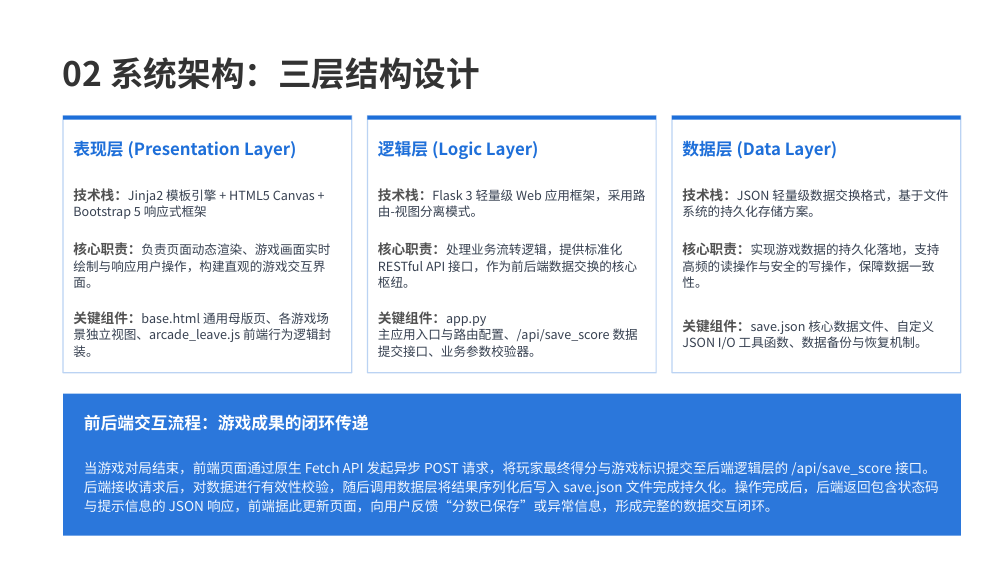
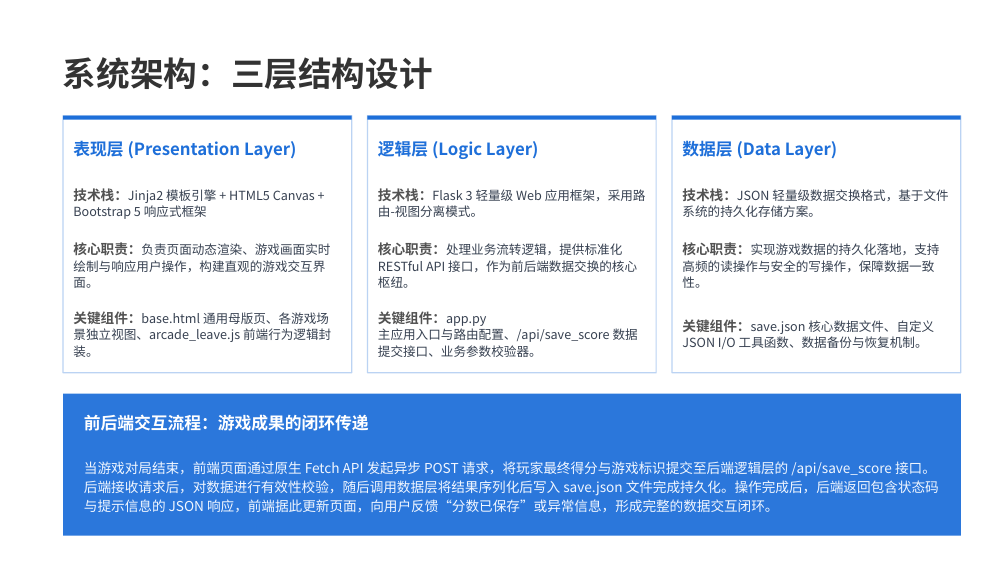
Before and after one commit to Rill-Sunny/Mini-Game, a slide deck: slide 6 of 项目答辩.pptx. Drawn at 1008x567 pixels with LibreOffice and Linux fonts; fonts in the diff are those of the drawing; background and template pictures are left out. Boxes give left, top, right and bottom in pixels: in the first picture for what was removed or moved away, otherwise in the second. Text is boxed around its words. In the diff, an @@ line names an element or a change of style, - is before the commit and + after.

```diff
--- a/项目答辩.pptx
+++ b/项目答辩.pptx
@@ text at (63,57,433,90): text changed @@
-02 系统架构：三层结构设计
+系统架构：三层结构设计
```
Also in this commit, not shown: 19 other slides changed.
